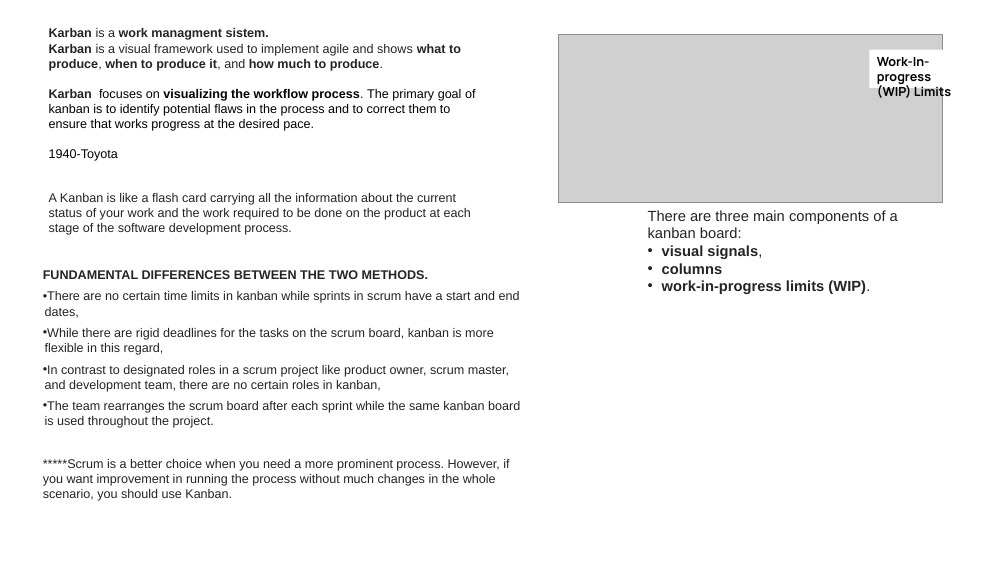
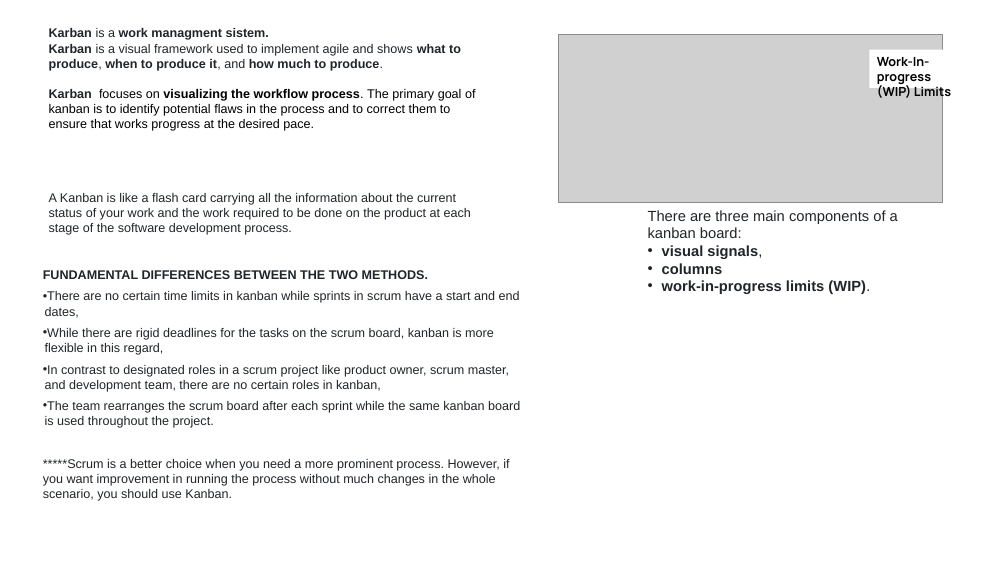
Before and after one commit to yasint23/Data_Science, a slide deck: slide 4 of agile/class-notes/Scrum-Karban.pptx. Drawn at 1008x567 pixels with LibreOffice and Linux fonts; fonts in the diff are those of the drawing; grey boxes stand for pictures. Boxes give left, top, right and bottom in pixels: in the first picture for what was removed or moved away, otherwise in the second. Text is boxed around its words. In the diff, an @@ line names an element or a change of style, - is before the commit and + after.

Commit message:
Agile ppt document updated

```diff
--- a/agile/class-notes/Scrum-Karban.pptx
+++ b/agile/class-notes/Scrum-Karban.pptx
@@ text at (49,149,118,161): paragraph removed @@
-1940-Toyota
```
